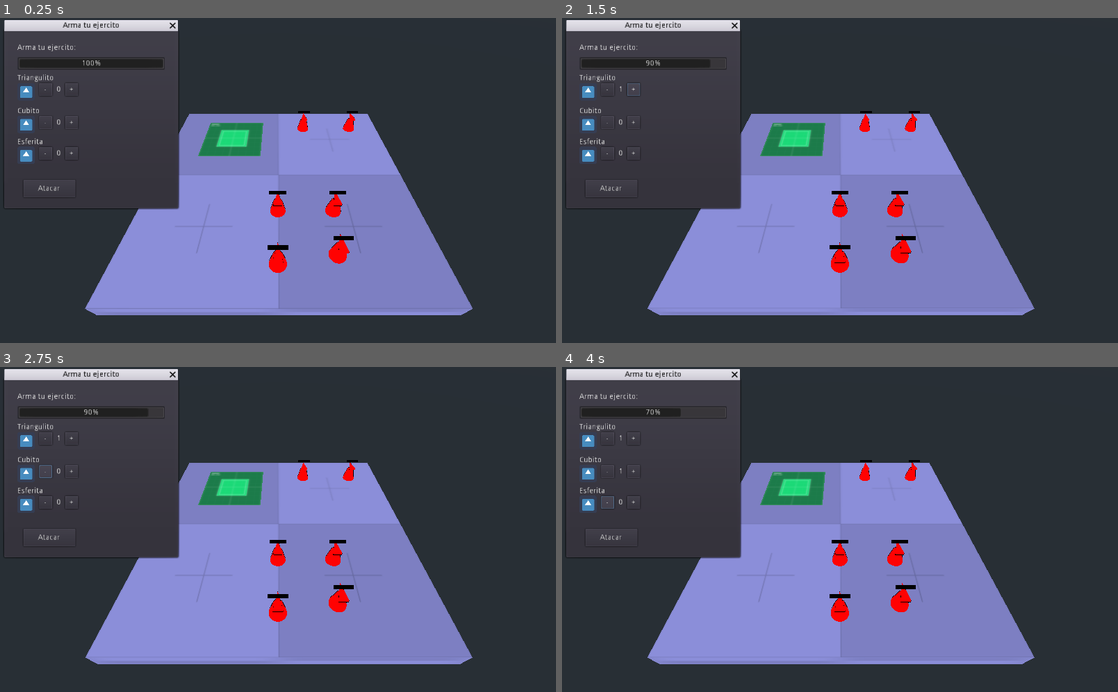
Above: before the commit, frames 1-4 (two rows, left to right).
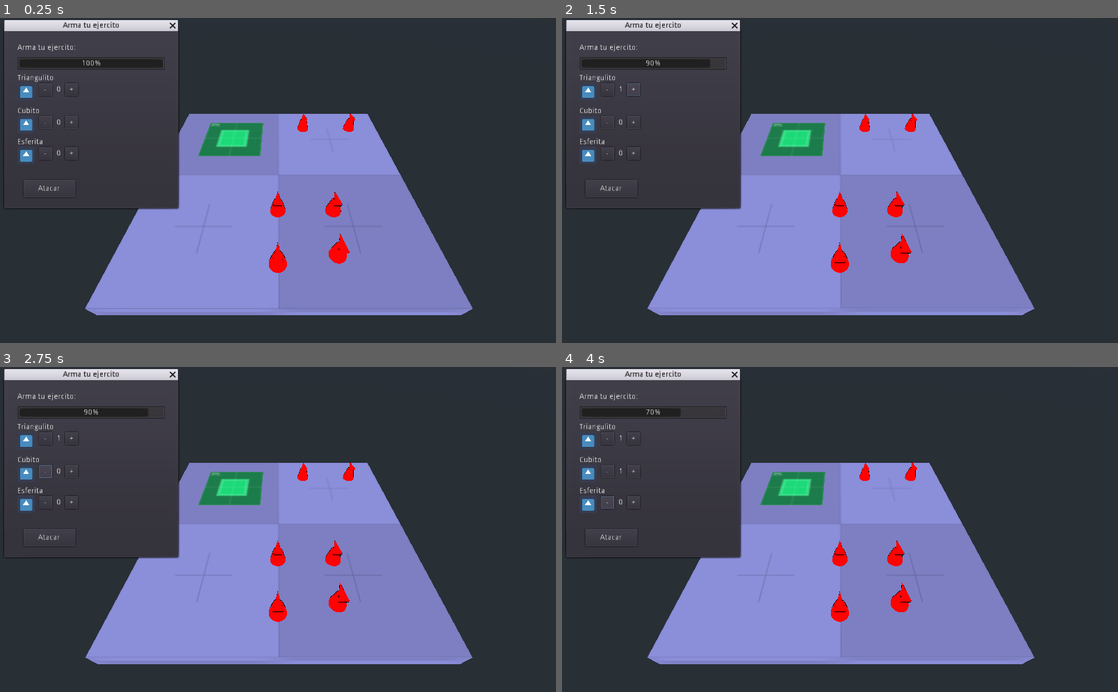
Above: after the commit, the same moments.

Repository: andresTapari/bug_rush
Game: Godot game, scene res://lvls/dev_lvl_combat.tscn
Two runs of this game, one before a commit and one after it. Both use one fixed random seed, a clock stepped at 60 frames per second and the inputs below. The engine's default icon, where the game draws it, is replaced by a stand-in: a white triangle on a blue panel in a dark square.
Inputs:
- Up to frame 1 (0.25 s): no input
- Up to frame 2 (1.5 s): click "-" at 0.5 s; click "+" at 1.25 s
- Up to frame 3 (2.75 s): click "-" at 2 s
- Up to frame 4 (4 s): click "+" at 2.75 s; click "-" at 3.5 s

The runs differ from the first frame. In frame 1, 0.2% of the frame differs, in the area x 48-65%, y 28-72%; in frame 2, 0.2%; in frame 3, 0.2%; in frame 4, 0.2%.

Commit message:
Actualizar .gdignore, barHorizontal_green_mid 200.png.import y 2 más archivos...

Diff:
--- a/prototype_tapa/project.godot
+++ b/prototype_tapa/project.godot
@@ -37,22 +37,22 @@
 }
 cam_right={
 "deadzone": 0.5,
-"events": [ Object(InputEventKey,"resource_local_to_scene":false,"resource_name":"","device":0,"alt":false,"shift":false,"control":false,"meta":false,"command":false,"pressed":false,"scancode":68,"unicode":0,"echo":false,"script":null)
+"events": [ Object(InputEventKey,"resource_local_to_scene":false,"resource_name":"","device":0,"alt":false,"shift":false,"control":false,"meta":false,"command":false,"pressed":false,"scancode":68,"physical_scancode":0,"unicode":0,"echo":false,"script":null)
  ]
 }
 cam_left={
 "deadzone": 0.5,
-"events": [ Object(InputEventKey,"resource_local_to_scene":false,"resource_name":"","device":0,"alt":false,"shift":false,"control":false,"meta":false,"command":false,"pressed":false,"scancode":65,"unicode":0,"echo":false,"script":null)
+"events": [ Object(InputEventKey,"resource_local_to_scene":false,"resource_name":"","device":0,"alt":false,"shift":false,"control":false,"meta":false,"command":false,"pressed":false,"scancode":65,"physical_scancode":0,"unicode":0,"echo":false,"script":null)
  ]
 }
 cam_up={
 "deadzone": 0.5,
-"events": [ Object(InputEventKey,"resource_local_to_scene":false,"resource_name":"","device":0,"alt":false,"shift":false,"control":false,"meta":false,"command":false,"pressed":false,"scancode":87,"unicode":0,"echo":false,"script":null)
+"events": [ Object(InputEventKey,"resource_local_to_scene":false,"resource_name":"","device":0,"alt":false,"shift":false,"control":false,"meta":false,"command":false,"pressed":false,"scancode":87,"physical_scancode":0,"unicode":0,"echo":false,"script":null)
  ]
 }
 cam_down={
 "deadzone": 0.5,
-"events": [ Object(InputEventKey,"resource_local_to_scene":false,"resource_name":"","device":0,"alt":false,"shift":false,"control":false,"meta":false,"command":false,"pressed":false,"scancode":83,"unicode":0,"echo":false,"script":null)
+"events": [ Object(InputEventKey,"resource_local_to_scene":false,"resource_name":"","device":0,"alt":false,"shift":false,"control":false,"meta":false,"command":false,"pressed":false,"scancode":83,"physical_scancode":0,"unicode":0,"echo":false,"script":null)
  ]
 }
 left_click={
--- a/prototype_tapa/scenes/HealthBarr3D.tscn
+++ b/prototype_tapa/scenes/HealthBarr3D.tscn
@@ -9,7 +9,6 @@
 transform = Transform( 2, 0, 0, 0, 2, 0, 0, 0, 1, 0, 0, 0 )
 
 [node name="Viewport" type="Viewport" parent="."]
-arvr = true
 size = Vector2( 200, 40 )
 transparent_bg = true
 
Not shown, changed: prototype_tapa/assets/texture/health_barr/barHorizontal_green_mid 200.png.import
